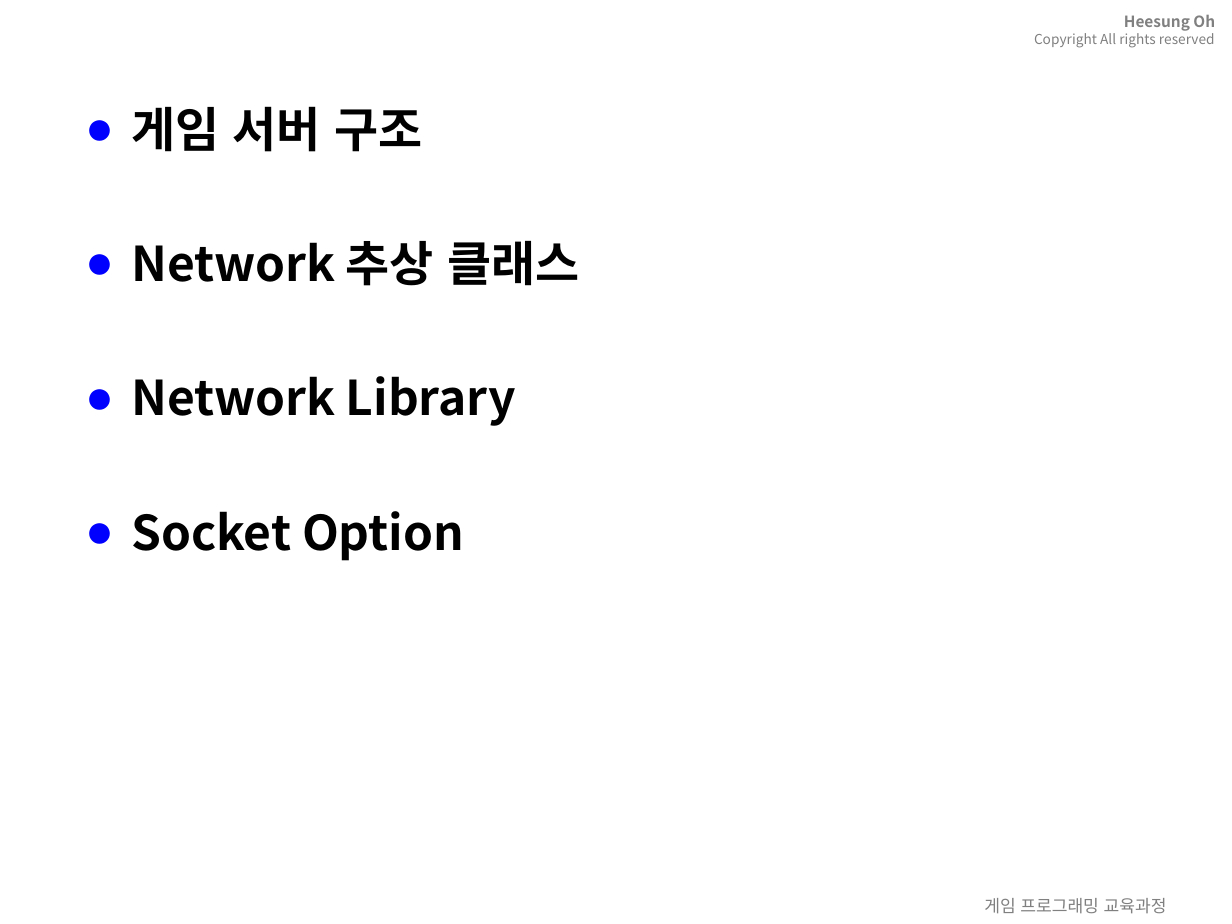
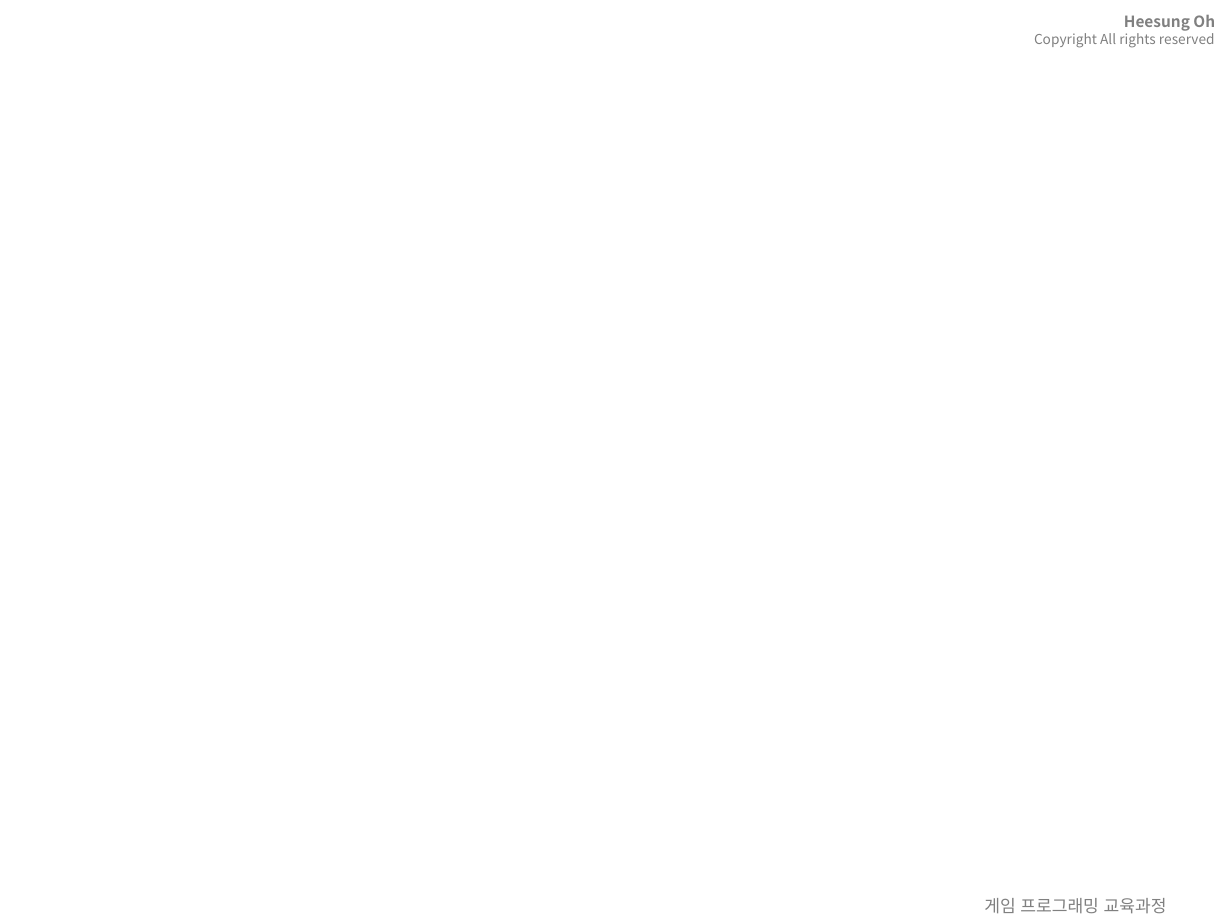
Before and after one commit to 3dapi/dv05_netlib, a slide deck: slide 47 of ppt/_network_16.pptx (slide 2 before the commit). Drawn at 1232x924 pixels with LibreOffice and Linux fonts; fonts in the diff are those of the drawing; background and template pictures are left out. Boxes give left, top, right and bottom in pixels: in the first picture for what was removed or moved away, otherwise in the second. Text is boxed around its words. In the diff, an @@ line names an element or a change of style, - is before the commit and + after.

```diff
--- a/ppt/_network_16.pptx
+++ b/ppt/_network_16.pptx
@@ text removed at (131,106,579,561) @@
-● 게임 서버 구조
-● Network 추상 클래스
-● Network Library
-● Socket Option
```
Also in this commit, not shown: 3 other slides changed, 52 slides added, 54 other files.
